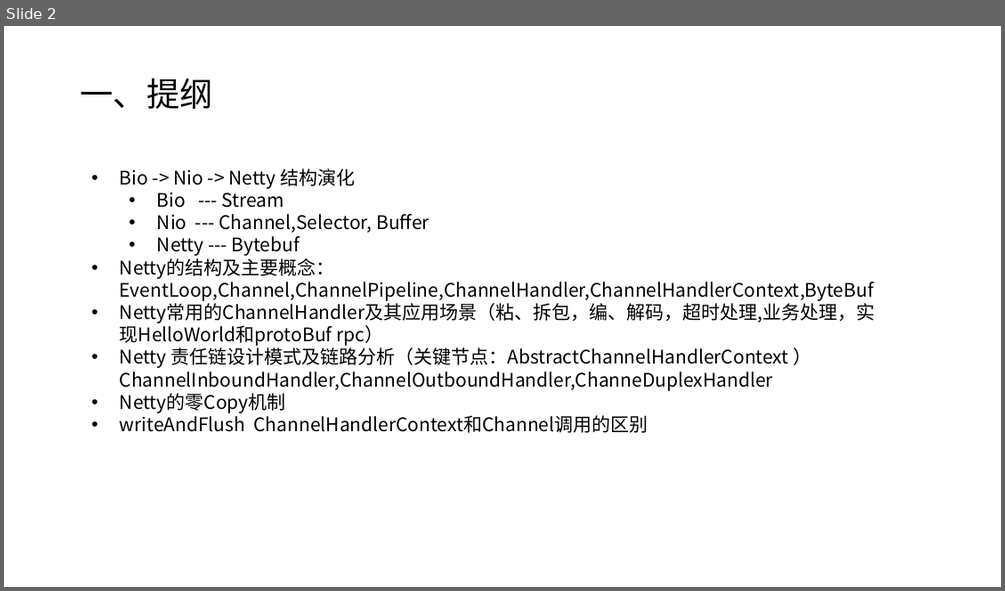
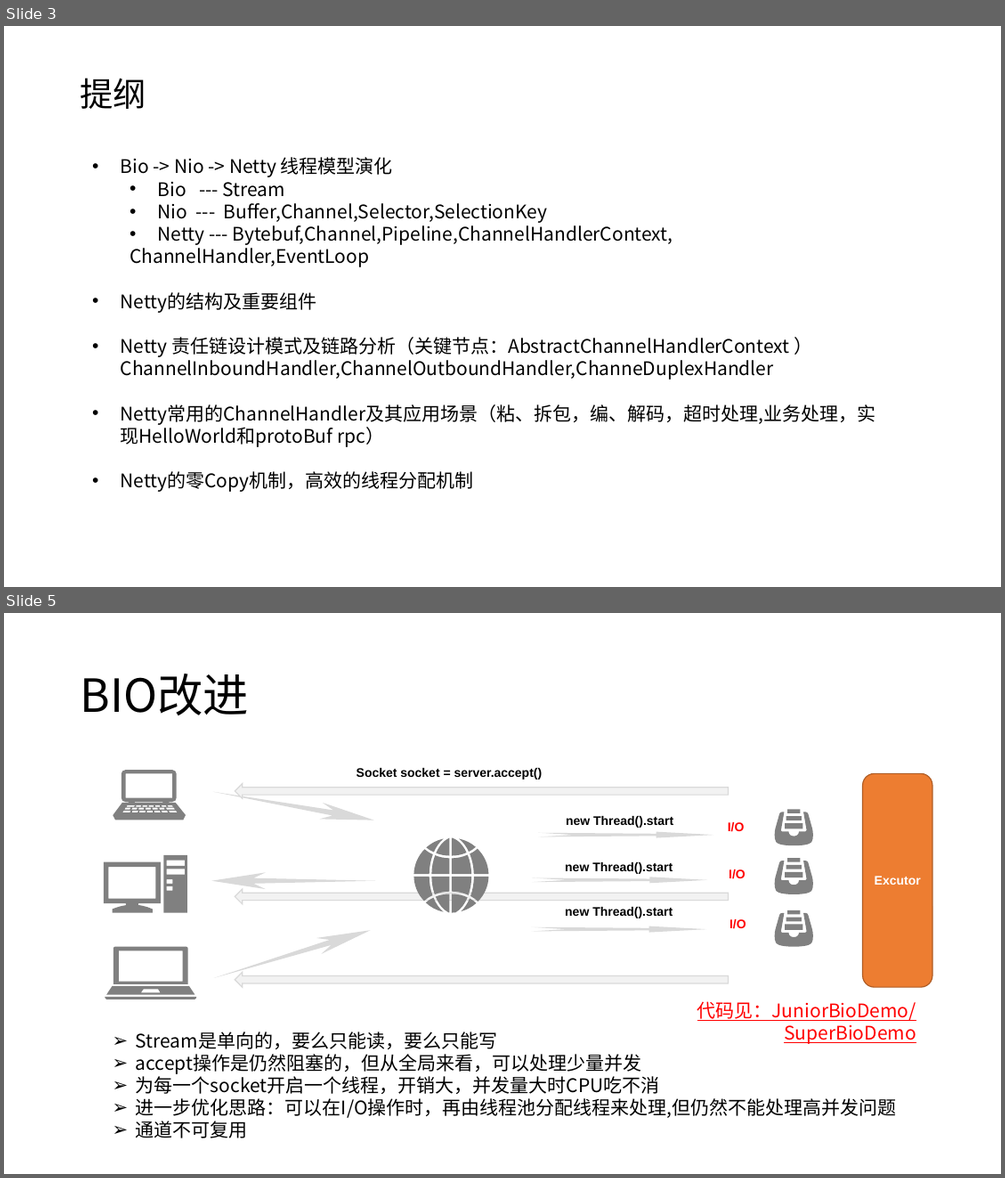
Before and after one commit to taomee517/netty-notes, a slide deck: Netty分享.pptx. Shown one above the other, each under a label of ours: slide 2 before the commit, slides 3 and 5 after it; the slides between them are not shown. The pictures are 1005x591 and 1005x1178 pixels, drawn with LibreOffice and Linux fonts; fonts in the diff are those of the drawing. Boxes give left, top, right and bottom in pixels: in the first picture for what was removed or moved away, otherwise in the second. Text is boxed around its words. In the diff, an @@ line names an element or a change of style, - is before the commit and + after.

```diff
--- a/Netty分享.pptx
+++ b/Netty分享.pptx
@@ slide 5 added at [4, 613, 1001, 1174], background #FFFFFF @@
@@ title added at [80, 674, 249, 715], 44 pt, text #000000 @@
+BIO改进
@@ freeform shape added at [113, 770, 186, 820], fill #808080 @@
@@ text added at [356, 768, 542, 779], 12 pt, text #000000, bold @@
+Socket socket = server.accept()
@@ freeform shape added at [211, 784, 376, 828], fill #D9D9D9 @@
@@ left arrow added at [235, 784, 728, 798], fill #F2F2F2, outline #D9D9D9 1 pt @@
@@ rounded rectangle added at [863, 774, 932, 987], fill #ED7D31, outline #AF5C24 1 pt, 12 pt, text #FFFFFF, bold @@
+Excutor
@@ text added at [566, 816, 673, 827], 12 pt, text #000000, bold @@
+new Thread().start
@@ text added at [728, 822, 744, 832], 12 pt, text #FF0000, bold @@
+I/O
@@ freeform shape added at [775, 809, 813, 845], fill #808080 @@
@@ freeform shape added at [413, 838, 488, 913], fill #808080 @@
@@ freeform shape added at [539, 831, 714, 837], fill #D9D9D9 @@
@@ freeform shape added at [104, 855, 187, 913], fill #808080 @@
@@ freeform shape added at [212, 873, 376, 889], fill #D9D9D9 @@
@@ freeform shape added at [532, 877, 708, 883], fill #D9D9D9 @@
@@ text added at [565, 862, 672, 874], 12 pt, text #000000, bold @@
+new Thread().start
@@ text added at [728, 869, 745, 879], 12 pt, text #FF0000, bold @@
+I/O
@@ freeform shape added at [775, 858, 813, 894], fill #808080 @@
@@ left arrow added at [235, 889, 728, 904], fill #F2F2F2, outline #D9D9D9 1 pt @@
@@ freeform shape added at [211, 922, 373, 986], fill #D9D9D9 @@
@@ freeform shape added at [531, 926, 707, 933], fill #D9D9D9 @@
@@ text added at [565, 907, 672, 918], 12 pt, text #000000, bold @@
+new Thread().start
@@ text added at [729, 919, 746, 929], 12 pt, text #FF0000, bold @@
+I/O
@@ freeform shape added at [775, 910, 813, 947], fill #808080 @@
@@ freeform shape added at [105, 947, 196, 999], fill #808080 @@
@@ left arrow added at [235, 972, 728, 987], fill #F2F2F2, outline #D9D9D9 1 pt @@
@@ text added at [697, 1001, 916, 1044], 18 pt, text #FF0000, underline @@
+代码见：JuniorBioDemo/SuperBioDemo
@@ text added at [136, 1031, 897, 1138], 18 pt, text #000000 @@
+➢ Stream是单向的，要么只能读，要么只能写
+➢ accept操作是仍然阻塞的，但从全局来看，可以处理少量并发
+➢ 为每一个socket开启一个线程，开销大，并发量大时CPU吃不消
+➢ 进一步优化思路：可以在I/O操作时，再由线程池分配线程来处理,但仍然不能处理高并发问题
+➢ 通道不可复用
@@ what was slide 2 is now slide 3 @@
@@ slide 3 changed as well @@
@@ title at [80, 78, 146, 109]: text changed @@
-一、提纲
+提纲
@@ text "Bio -> Nio -> Netty ...": place and size @@
-text "Bio -> Nio -> Netty ..." at [120, 168, 875, 433]
+text "Bio -> Nio -> Netty ..." at [121, 157, 876, 491]
@@ text at [121, 157, 393, 177]: text changed @@
-• Bio -> Nio -> Netty 结构演化
+• Bio -> Nio -> Netty 线程模型演化
@@ text at [121, 203, 789, 379]: text changed @@
-  • Nio --- Channel,Selector, Buffer
-  • Netty --- Bytebuf
-• Netty的结构及主要概念：EventLoop,Channel,ChannelPipeline,ChannelHandler,ChannelHandlerContext,ByteBuf
+  • Nio --- Buffer,Channel,Selector,SelectionKey
+  • Netty --- Bytebuf,Channel,Pipeline,ChannelHandlerContext,
+  ChannelHandler,EventLoop
+• Netty的结构及重要组件
+• Netty 责任链设计模式及链路分析（关键节点：AbstractChannelHandlerContext ）ChannelInboundHandler,ChannelOutboundHandler,ChanneDuplexHandler
@@ text at [121, 471, 474, 491]: text changed @@
-• Netty 责任链设计模式及链路分析（关键节点：AbstractChannelHandlerContext ）ChannelInboundHandler,ChannelOutboundHandler,ChanneDuplexHandler
-• Netty的零Copy机制
-• writeAndFlush ChannelHandlerContext和Channel调用的区别
+• Netty的零Copy机制，高效的线程分配机制
```
Also in this commit, not shown: 5 other slides changed, 34 other slides added, 6 slides removed.
